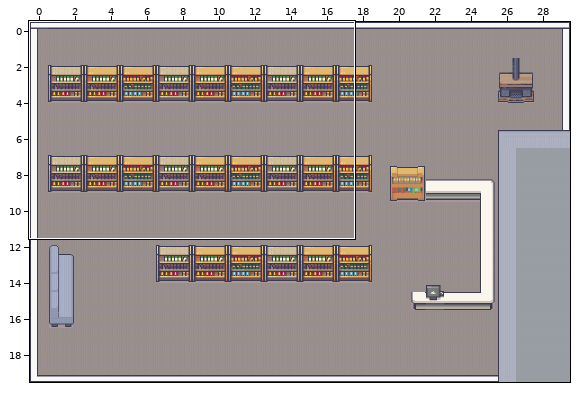
Tiled map, stored at dist/assets/map.tmx. The first picture is a wide view before the edit; the outline marks the close-up.
Close-up. As it was:
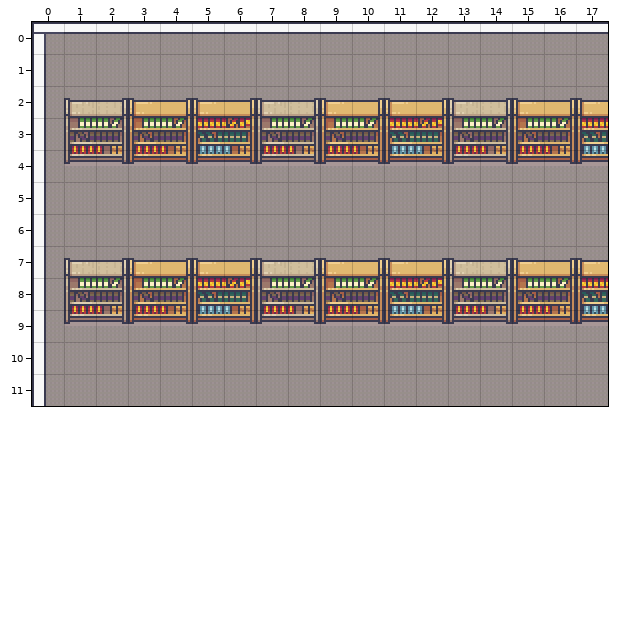
Cells are 32x32 px. Shown: x 0..17, y 0..11. The commit also changed other parts of the map, which this record leaves out.
Now the later version:
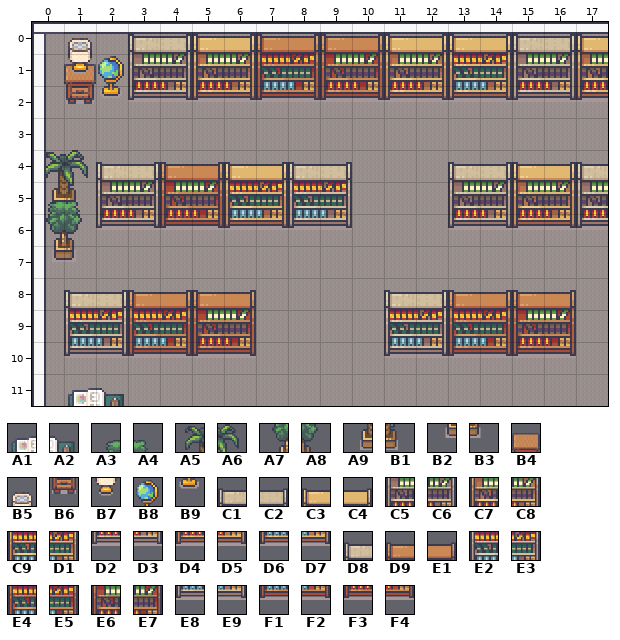
Key: from "Interiors_free_32x32": A1 581, A2 582, A3 714, A4 715, A5 717, A6 718, A7 730, A8 731, A9 733, B1 734, B2 746, B3 747, B4 914, B5 926, B6 930, B7 942, B8 1068, B9 1084, C1 1098, C2 1099, C3 1100, C4 1101, C5 1114, C6 1115, C7 1116, C8 1117, C9 1118, D1 1119, D2 1130, D3 1131, D4 1132, D5 1133, D6 1134, D7 1135, D8 1146, D9 1148, E1 1149, E2 1162, E3 1163, E4 1164, E5 1165, E6 1166, E7 1167, E8 1178, E9 1179, F1 1180, F2 1181, F3 1182, F4 1183.
__ is an empty cell.
Tiles of an added or newly shown layer are drawn over the layers below it.
Diff:
{"where": "layer \"bookshelves\""}
{"y":0,"x":3,"old":"__ __ __ __ __ __ __ __ __ __ __ __ __ __ __","new":"C1 C2 C3 C4 D9 E1 D9 E1 C3 C4 C3 C4 C1 C2 C3"}
{"y":1,"x":1,"old":"__","new":"B4"}
{"y":1,"x":3,"old":"__ __ __ __ __ __ __ __ __ __ __ __ __ __ __","new":"C5 C6 C7 C8 E4 E5 E6 E7 C7 C8 C9 D1 C5 C6 C7"}
{"y":2,"x":1,"old":"C1 C2 C3 C4 C3 C4 C1 C2 C3 C4 C3 C4 C1 C2 C3 C4 C3","new":"B6 __ D2 D3 D4 D5 F1 F2 F3 F4 D4 D5 D6 D7 D2 D3 D4"}
{"y":3,"x":1,"old":"C5 C6 C7 C8 C9 D1 C5 C6 C7 C8 C9 D1 C5 C6 C7 C8 C9","new":"__ __ __ __ __ __ __ __ __ __ __ __ __ __ __ __ __"}
{"y":4,"x":1,"old":"D2 D3 D4 D5 D6 D7 D2 D3 D4 D5 D6 D7 D2 D3 D4 D5 D6","new":"__ C1 C2 D9 E1 C3 C4 D8 C2 __ __ __ C1 C2 C3 C4 C1"}
{"y":5,"x":2,"old":"__ __ __ __ __ __ __ __","new":"C5 C6 E6 E7 C9 D1 E2 E3"}
{"y":5,"x":13,"old":"__ __ __ __ __","new":"C5 C6 C7 C8 C5"}
{"y":6,"x":2,"old":"__ __ __ __ __ __ __ __","new":"D2 D3 F3 F4 D6 D7 E8 E9"}
{"y":6,"x":13,"old":"__ __ __ __ __","new":"D2 D3 D4 D5 D2"}
{"y":7,"x":1,"old":"C1 C2 C3 C4 C3 C4 C1 C2 C3 C4 C3 C4 C1 C2 C3 C4 C3","new":"__ __ __ __ __ __ __ __ __ __ __ __ __ __ __ __ __"}
{"y":8,"x":1,"old":"C5 C6 C7 C8 C9 D1 C5 C6 C7 C8 C9 D1 C5 C6 C7 C8 C9","new":"D8 C2 D9 E1 D9 E1 __ __ __ __ D8 C2 D9 E1 D9 E1 __"}
{"y":9,"x":1,"old":"D2 D3 D4 D5 D6 D7 D2 D3 D4 D5 D6 D7 D2 D3 D4 D5 D6","new":"E2 E3 E4 E5 E6 E7 __ __ __ __ E2 E3 E4 E5 E6 E7 __"}
{"y":10,"x":1,"old":"__ __ __ __ __ __","new":"E8 E9 F1 F2 F3 F4"}
{"y":10,"x":11,"old":"__ __ __ __ __ __","new":"E8 E9 F1 F2 F3 F4"}
{"y":11,"x":1,"old":"__ __","new":"A1 A2"}
{"where": "layer \"plants\" (added)"}
{"y":4,"x":0,"old":"__ __","new":"A5 A6"}
{"y":5,"x":0,"old":"__ __","new":"A9 B1"}
{"where": "layer \"plants2\" (added)"}
{"y":5,"x":0,"old":"__ __","new":"A3 A4"}
{"y":6,"x":0,"old":"__ __","new":"A7 A8"}
{"y":7,"x":0,"old":"__ __","new":"B2 B3"}
{"where": "layer \"overlapping\" (added)"}
{"y":0,"x":1,"old":"__","new":"B5"}
{"y":1,"x":1,"old":"__ __","new":"B7 B8"}
{"y":2,"x":2,"old":"__","new":"B9"}
{"label":"changed","picture_box":[46,34,608,406]}
